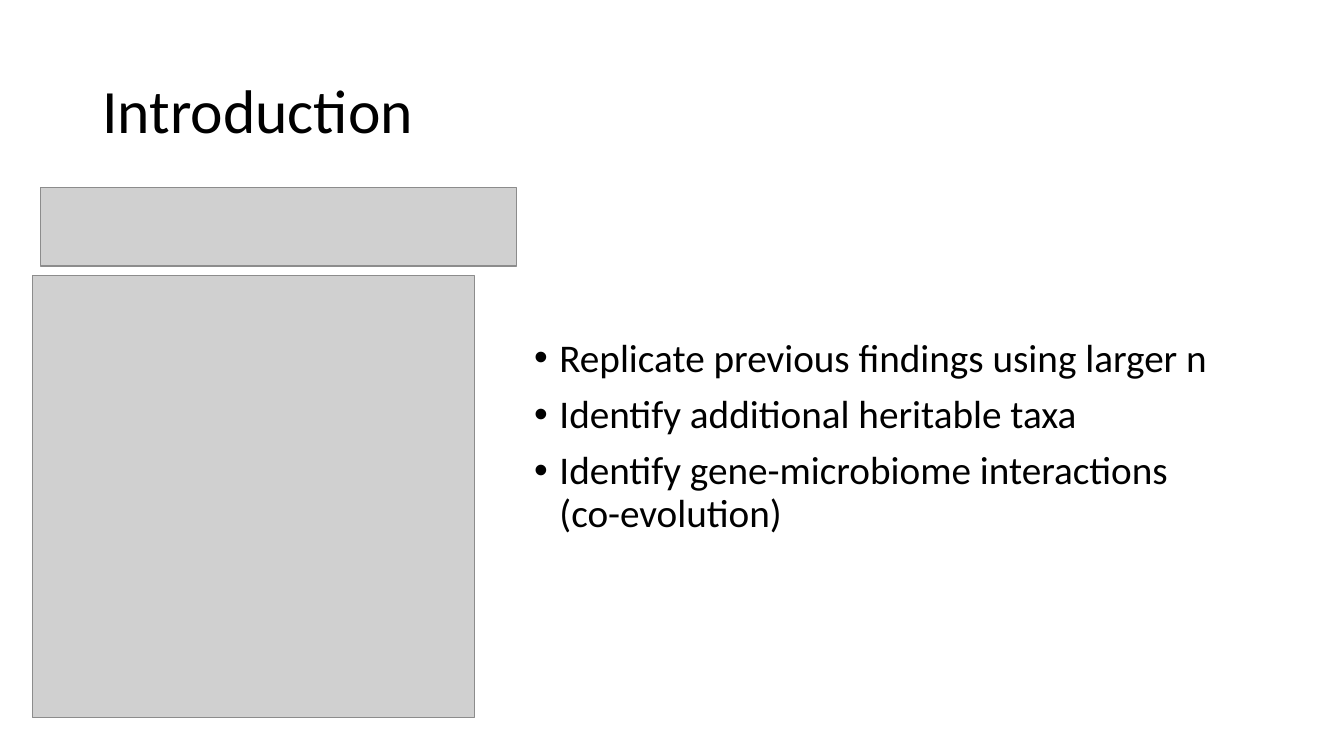
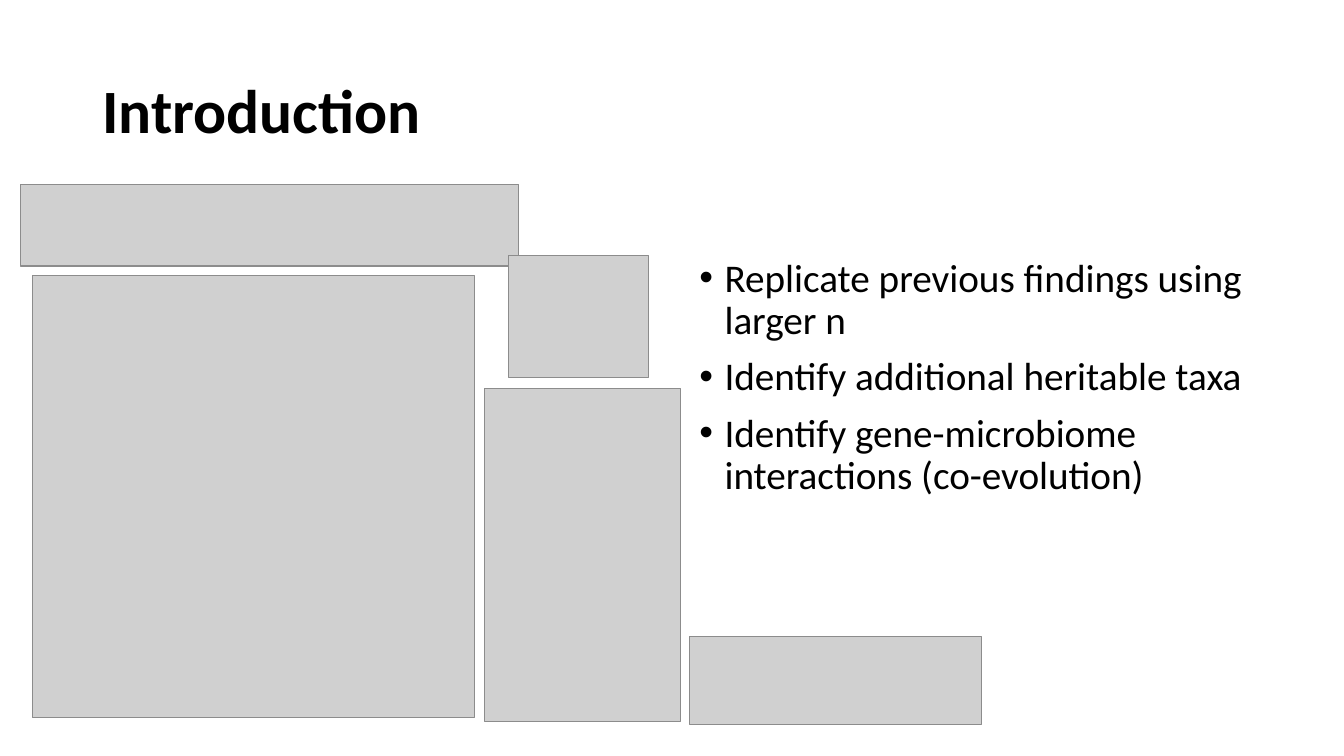
Before and after one commit to marcsze/SchlossLabPresentations, a slide deck: slide 4 of 2016_07_14/genetic_determinants_journal_club.pptx. Drawn at 1344x756 pixels with LibreOffice and Linux fonts; fonts in the diff are those of the drawing; grey boxes stand for pictures. Boxes give left, top, right and bottom in pixels: in the first picture for what was removed or moved away, otherwise in the second. Text is boxed around its words. In the diff, an @@ line names an element or a change of style, - is before the commit and + after.

Commit message:
presentation pt 3

```diff
--- a/2016_07_14/genetic_determinants_journal_club.pptx
+++ b/2016_07_14/genetic_determinants_journal_club.pptx
@@ title "Introduction" at [102,89,420,134]: bold on @@
@@ picture: place and size @@
-picture at [40,188,516,266]
+picture at [20,185,518,266]
@@ picture added at [509,255,648,378] @@
@@ text "Replicate previous findings using larger ..." rewrapped from [559,344,1207,533] to [725,264,1242,495] @@
@@ picture added at [484,388,681,721] @@
@@ picture added at [690,637,982,725] @@
```
Also in this commit, not shown: 9 other slides changed, 2 slides added, 1 slide removed, 1 other file.
